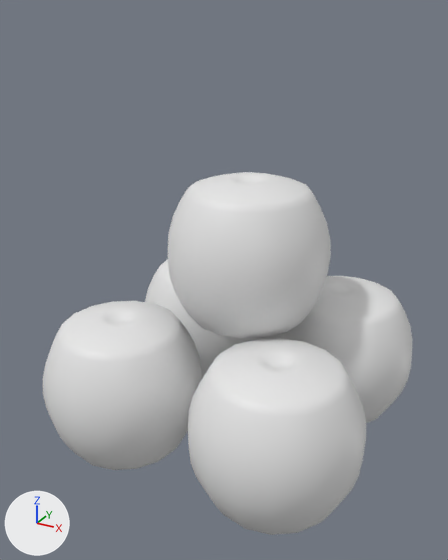
The FBX model TigerEngine/Project/Assets/Resource/ArtModel/Jesasing/food/apple.fbx, before and after one commit.
Rendered twice from a camera (50 mm lens) standing at (0.367, -0.446, 0.629) and looking at (0.25, -0.234, 0.523). Arrows for +X, +Y and +Z are at lower left; the lights stay in place. The older version comes first. Materials are left out; every surface is plain grey.
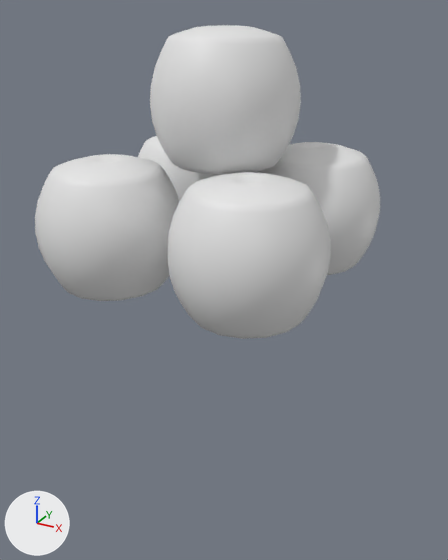
The newer file is also turned or shifted as a whole; pictures and numbers use the older file's frame.

Location of each change, (x1, y1, x2, y2) in pixels of the pictures (448 x 560 px; the box of a moved part takes in the faces that stretch with it):
'Sphere', reshaped, moved (19% narrower, 25% shorter)
    before: (188, 338, 366, 535)
    after: (35, 154, 179, 301)
'Sphere.002', reshaped, moved
    before: (268, 276, 413, 423)
    after: (150, 25, 301, 175)
'Sphere.001', moved
    before: (43, 301, 202, 470)
    after: (255, 142, 380, 275)
'Sphere.003', moved
    before: (145, 259, 268, 378)
    after: (138, 136, 217, 202)
part 1 of me_mesh_009, moved or reshaped
    before: (43, 301, 202, 469)
    after: (138, 136, 217, 202)
part 2 of me_mesh_008, moved or reshaped
    before: (188, 338, 366, 535)
    after: (150, 25, 301, 175)
part 3 of me_mesh_010, moved or reshaped
    before: (268, 276, 413, 423)
    after: (255, 142, 380, 275)
part 4 of me_mesh_011, moved or reshaped
    before: (145, 259, 268, 378)
    after: (35, 154, 179, 301)

The edits, one by one:
me_mesh_009 is used by ob_sphere_001; location (0.2279, -0.2772, 0.4898).
me_mesh_009 had 410 vertices, 408 faces and spanned x -0.0319..0.0319, y -0.0319..0.0319, z -0.0294..0.0294.
me_mesh_009 now has 410 vertices, 408 faces and spans x -0.0612..0.0026, y 0.0026..0.0664, z 0.0219..0.0807.
me_mesh_009 part 1: the whole mesh is moved by (-0.0293, 0.0345, 0.0513).
me_mesh_011 is used by ob_sphere_003; location (0.2279, -0.2097, 0.4898).
me_mesh_011 had 410 vertices, 408 faces and spanned x -0.0319..0.0319, y -0.0319..0.0319, z -0.0294..0.0294.
me_mesh_011 now has 410 vertices, 408 faces and spans x -0.1283..-0.0645, y 0.0026..0.0664, z 0.0219..0.0807.
me_mesh_011 part 4: the whole mesh is moved by (-0.0964, 0.0345, 0.0513).
me_mesh_008 is used by ob_sphere; location (0.295, -0.2772, 0.4898).
me_mesh_008 had 410 vertices, 408 faces and spanned x -0.0319..0.0319, y -0.0319..0.0319, z -0.0294..0.0294.
me_mesh_008 now has 410 vertices, 408 faces and spans x -0.0905..-0.0267, y -0.0304..0.0334, z 0.0733..0.1321.
me_mesh_008 part 2: the whole mesh is moved by (-0.0586, 0.0015, 0.1027).
Object 'Sphere.002' (ob_sphere_002) now shows me_mesh_008 instead of me_mesh_010.
Object 'Sphere' (ob_sphere) now shows me_mesh_011 instead of me_mesh_008.
